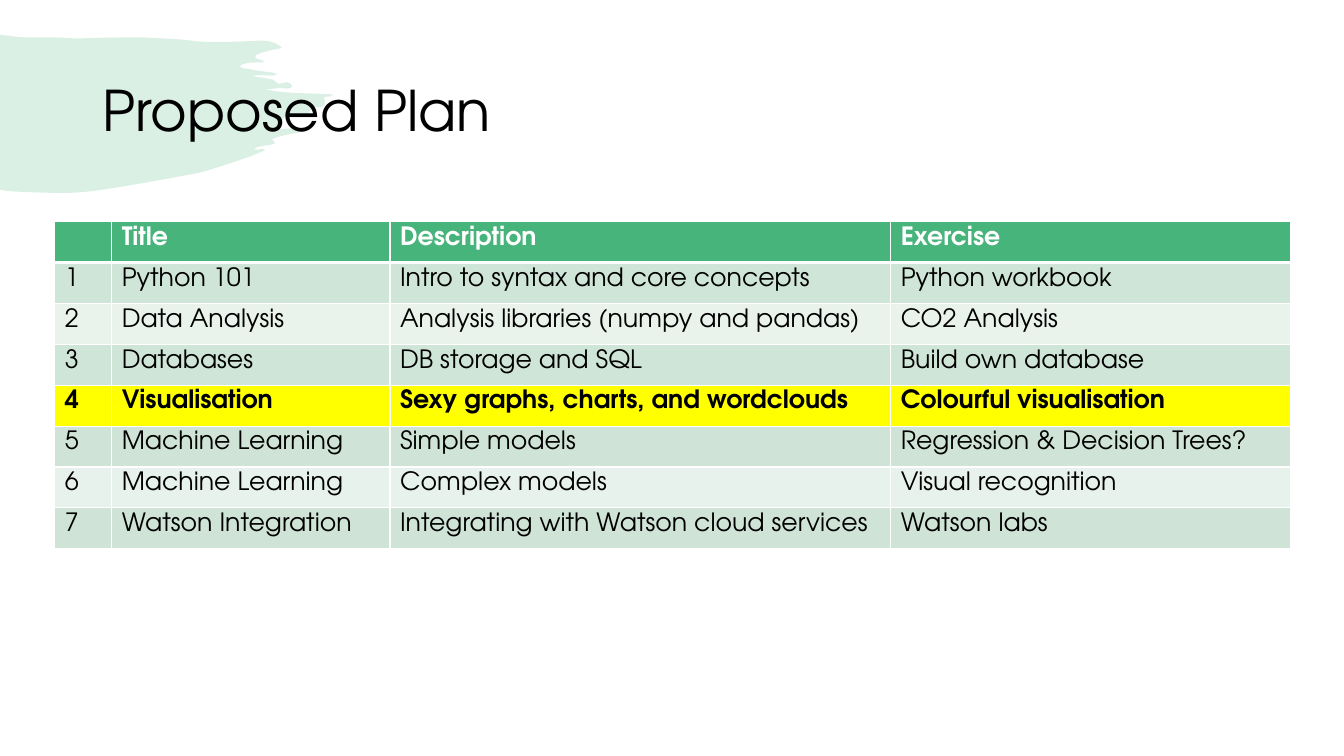
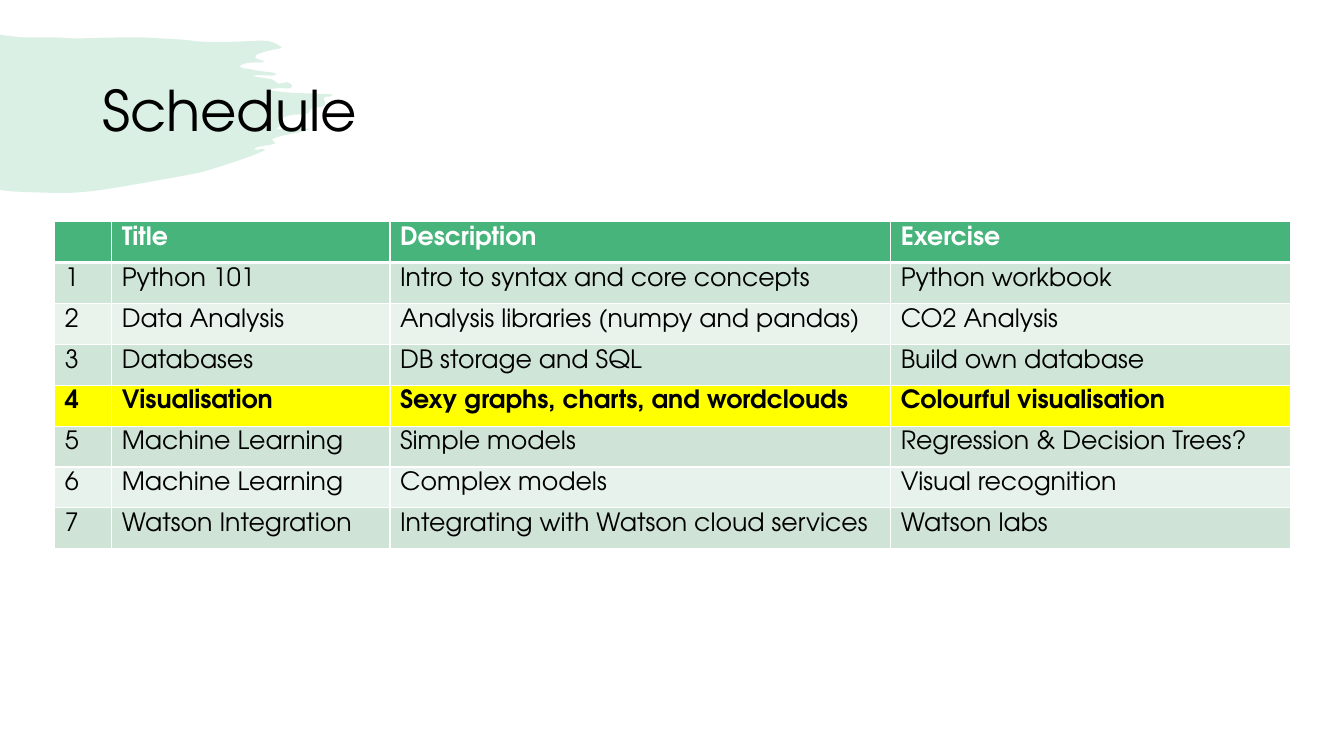
Before and after one commit to chungleu/DataScience101, a slide deck: slide 2 of 104 - Data Visualisation/104 - Data Visualisation.pptx. Drawn at 1344x756 pixels with LibreOffice and Linux fonts; fonts in the diff are those of the drawing. Boxes give left, top, right and bottom in pixels: in the first picture for what was removed or moved away, otherwise in the second. Text is boxed around its words. In the diff, an @@ line names an element or a change of style, - is before the commit and + after.

Commit message:
powerpoint changes

```diff
--- a/104 - Data Visualisation/104 - Data Visualisation.pptx
+++ b/104 - Data Visualisation/104 - Data Visualisation.pptx
@@ title at <box>102,89,356,132</box>: text changed @@
-Proposed Plan
+Schedule
```
Also in this commit, not shown: 15 other files.
